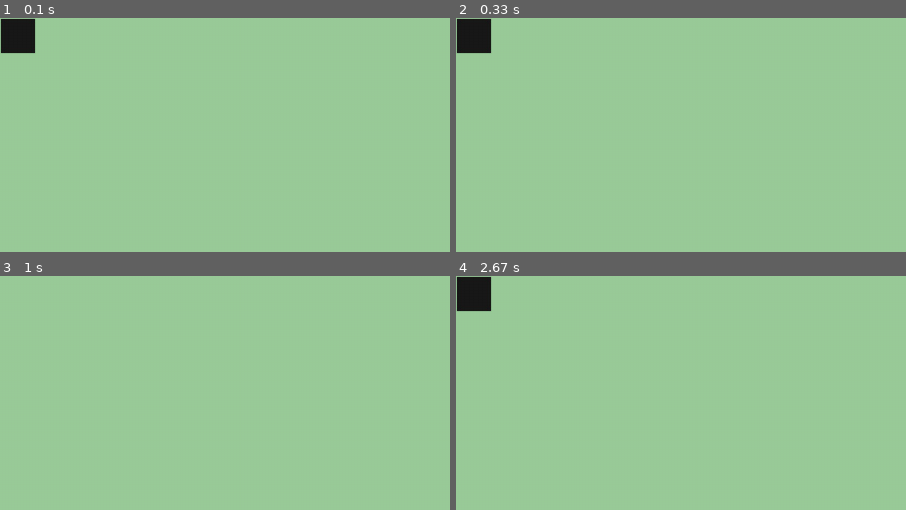
Above: before the commit, frames 1-4 (two rows, left to right).
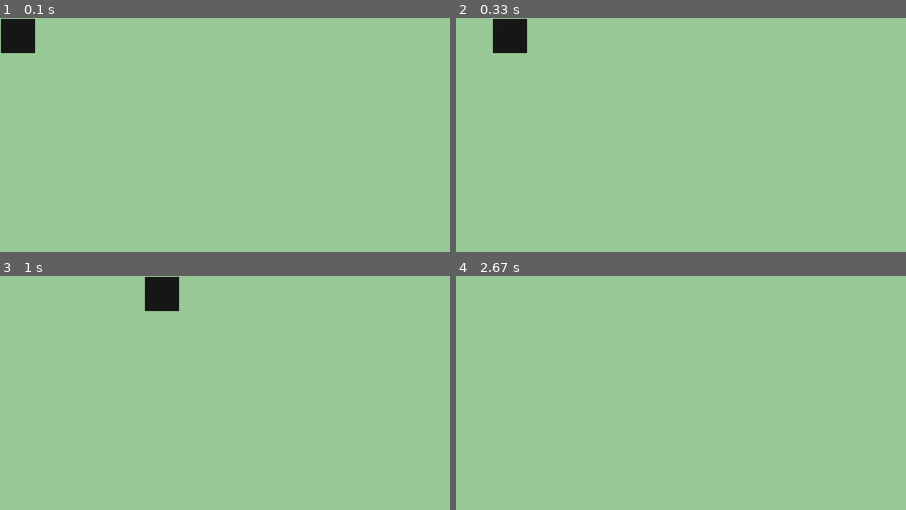
Above: after the commit, the same moments.

Repository: carlosjasso/pygame-snake
Game: pygame game, started from src/snake/main.py
Two runs of this game, one before a commit and one after it. Both use one fixed random seed, a clock stepped at 60 frames per second and the inputs below.
Inputs:
- Up to frame 1 (0.1 s): no input
- Up to frame 2 (0.33 s): no input
- Up to frame 3 (1 s): hold Right 0.33-0.8 s; hold Up from 0.83 s (still down)
- Up to frame 4 (2.67 s): release Up at 1.3 s; hold Left 1.87-2.4 s; hold Down from 2.43 s (still down)
The pictures show only the part of the screen within x 0-50%, y 0-50%; the shares and areas given below are measured in that part.

Frame 1 is identical in both runs. In frame 2, 2.2% of the frame differs, in the area x 0-16%, y 0-15%; in frame 3, 1.1%; in frame 4, 1.1%.

Commit message:
Block moves automatically!
models.snake is broken

Diff:
--- a/src/snake/game.py
+++ b/src/snake/game.py
@@ -1,40 +1,54 @@
+from time import sleep
 from pygame.locals import KEYDOWN, QUIT, K_ESCAPE, K_UP, K_DOWN, K_LEFT, K_RIGHT
-from models.block import Block
+from models.snake import Snake
 from models.configuration import Configuration
 from models.display import Display
+from models.snake_direction import SnakeDirection
+from models.block import Block
 
 class Game:
     config : Configuration
     display : Display
+    snake : Snake
 
     def __init__(self, config : Configuration) -> None:
         self.config = config
         self.display = Display(config)
+        self.snake = Snake(config)
 
     def run(self):
-        # sprite building
+        self.display.draw_sprite(self.snake.head)
+
         block = Block(self.config.sprites.BLOCK_PATH)
-
         self.display.draw_sprite(block)
 
         # Event loop
         running = True
+        block_direction = SnakeDirection.RIGHT
         while running:
             for event in self.display.event:
                 if event.type == KEYDOWN:
                     if event.key == K_ESCAPE:
                         running = False
-                    elif event.key == K_UP:
-                        block.move_up()
-                        self.display.draw_sprite(block)
+                        continue
+
+                    if event.key == K_UP:
+                        block_direction = SnakeDirection.UP
                     elif event.key == K_DOWN:
-                        block.move_down()
-                        self.display.draw_sprite(block)
+                        block_direction = SnakeDirection.DOWN
                     elif event.key == K_LEFT:
-                        block.move_left()
-                        self.display.draw_sprite(block)
+                        block_direction = SnakeDirection.LEFT
                     elif event.key == K_RIGHT:
-                        block.move_right()
-                        self.display.draw_sprite(block)
+                        block_direction = SnakeDirection.RIGHT
                 elif event.type == QUIT:
                     running = False
+                    continue
+
+            match block_direction:
+                case SnakeDirection.UP: block.move_up()
+                case SnakeDirection.DOWN: block.move_down()
+                case SnakeDirection.LEFT: block.move_left()
+                case SnakeDirection.RIGHT: block.move_right()
+
+            sleep(0.2)
+            self.display.draw_sprite(block)
--- /dev/null
+++ b/src/snake/models/snake.py
@@ -0,0 +1,47 @@
+from collections import namedtuple
+from .block import Block
+from .configuration import Configuration
+from .snake_section import SnakeSection
+from .snake_direction import SnakeDirection
+
+Section = namedtuple("Section", ["name", "sprite"])
+
+class Snake:
+    config : Configuration
+    body : set[Section]
+    direction : SnakeDirection
+
+    @property
+    def head(self) -> Block:
+        section : Section = self.body[SnakeSection.HEAD]
+        return section.sprite
+
+    def __init__(self, config : Configuration):
+        self.config = config
+        self.body = self._build_body()
+        self.direction = SnakeDirection.RIGHT
+
+    def _build_body(self) -> set[Section]:
+        result = []
+        sections = range(1)
+        for s in sections:
+            name : str
+            if s == sections[0]: name = SnakeSection.HEAD
+            elif s == sections[-1]: name = SnakeSection.TAIL
+            else: name = SnakeSection.SECTION
+            result.append(Section(name=name, sprite=Block(self.config.sprites.BLOCK_PATH)))
+        return result
+
+    def slither(self, direction = SnakeDirection.SAME):
+        block = self.head
+        if direction is not SnakeDirection.SAME:
+            self.direction = direction
+        match self.direction:
+            case SnakeDirection.UP:
+                block.move_up()
+            case SnakeDirection.DOWN:
+                block.move_down()
+            case SnakeDirection.LEFT:
+                block.move_left()
+            case SnakeDirection.RIGHT:
+                block.move_right()
--- /dev/null
+++ b/src/snake/models/snake_direction.py
@@ -0,0 +1,8 @@
+from enum import Enum, auto
+
+class SnakeDirection(Enum):
+    SAME = auto()
+    UP = auto()
+    DOWN = auto()
+    LEFT = auto()
+    RIGHT = auto()
--- /dev/null
+++ b/src/snake/models/snake_section.py
@@ -0,0 +1,6 @@
+from enum import IntEnum
+
+class SnakeSection(IntEnum):
+    HEAD = 0
+    SECTION = 1
+    TAIL = 2
--- /dev/null
+++ b/tests/unit/models/snake_test.py
@@ -0,0 +1,9 @@
+from src.snake.models.display import Display
+from src.snake.models.configuration import Configuration
+from src.snake.models.snake import Snake
+
+def test_init():
+    config = Configuration()
+    Display(config)
+    actual = Snake(config)
+    assert len(actual.body) == 3
